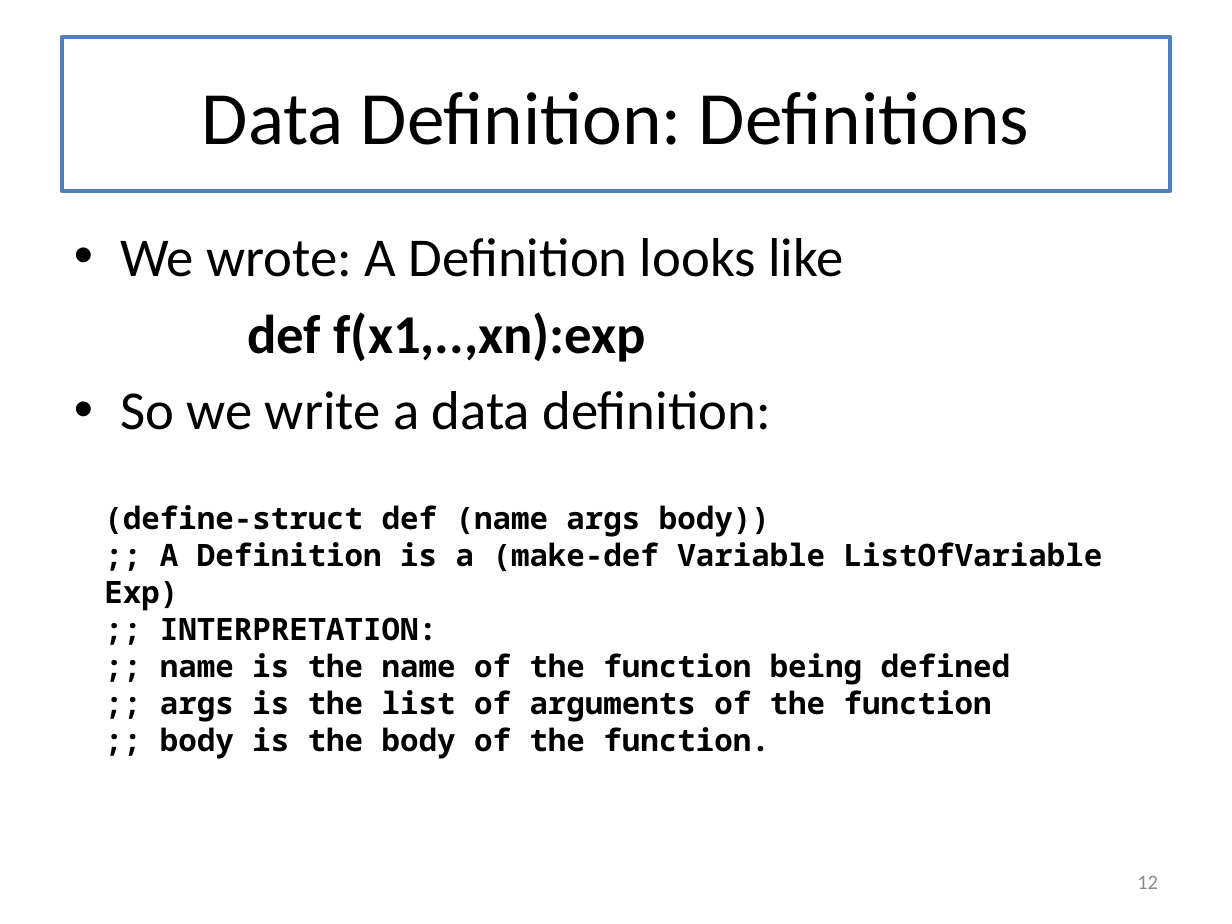
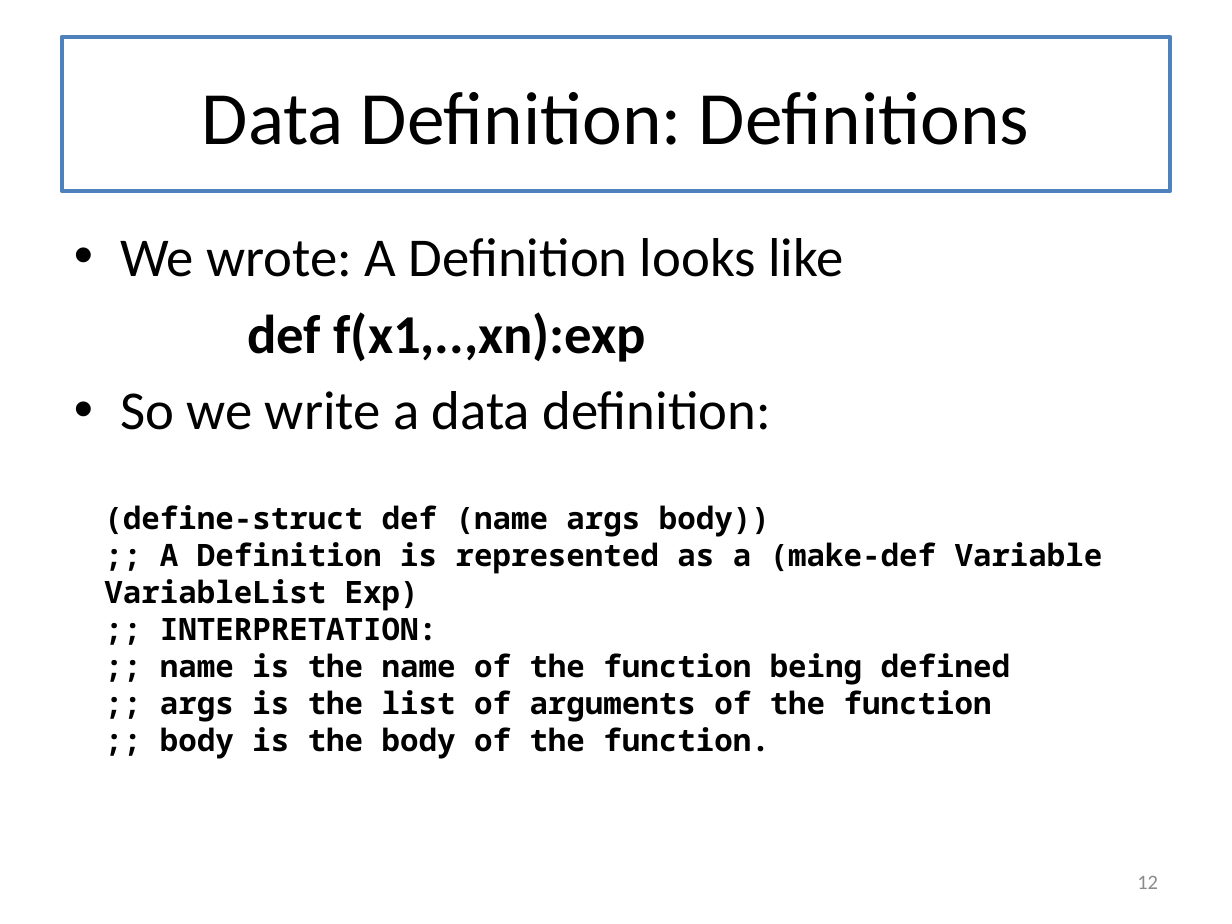
Before and after one commit to mwand/cs5010f17, a slide deck: slide 12 of Slides/Lesson 7.4 Case Study-- Undefined Variables.pptx. Drawn at 1232x924 pixels with LibreOffice and Linux fonts; fonts in the diff are those of the drawing. Boxes give left, top, right and bottom in pixels: in the first picture for what was removed or moved away, otherwise in the second. Text is boxed around its words. In the diff, an @@ line names an element or a change of style, - is before the commit and + after.

```diff
--- a/Slides/Lesson 7.4 Case Study-- Undefined Variables.pptx
+++ b/Slides/Lesson 7.4 Case Study-- Undefined Variables.pptx
@@ text at box(104, 542, 1103, 611): text changed @@
-;; A Definition is a (make-def Variable ListOfVariable Exp)
+;; A Definition is represented as a (make-def Variable VariableList Exp)
```
Also in this commit, not shown: 8 other slides changed, 9 other files.
